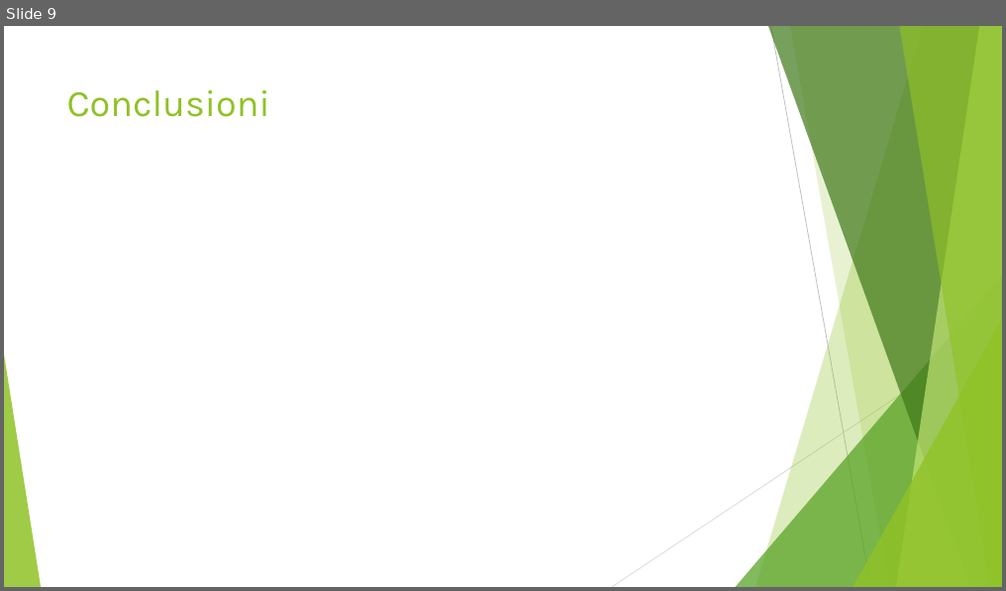
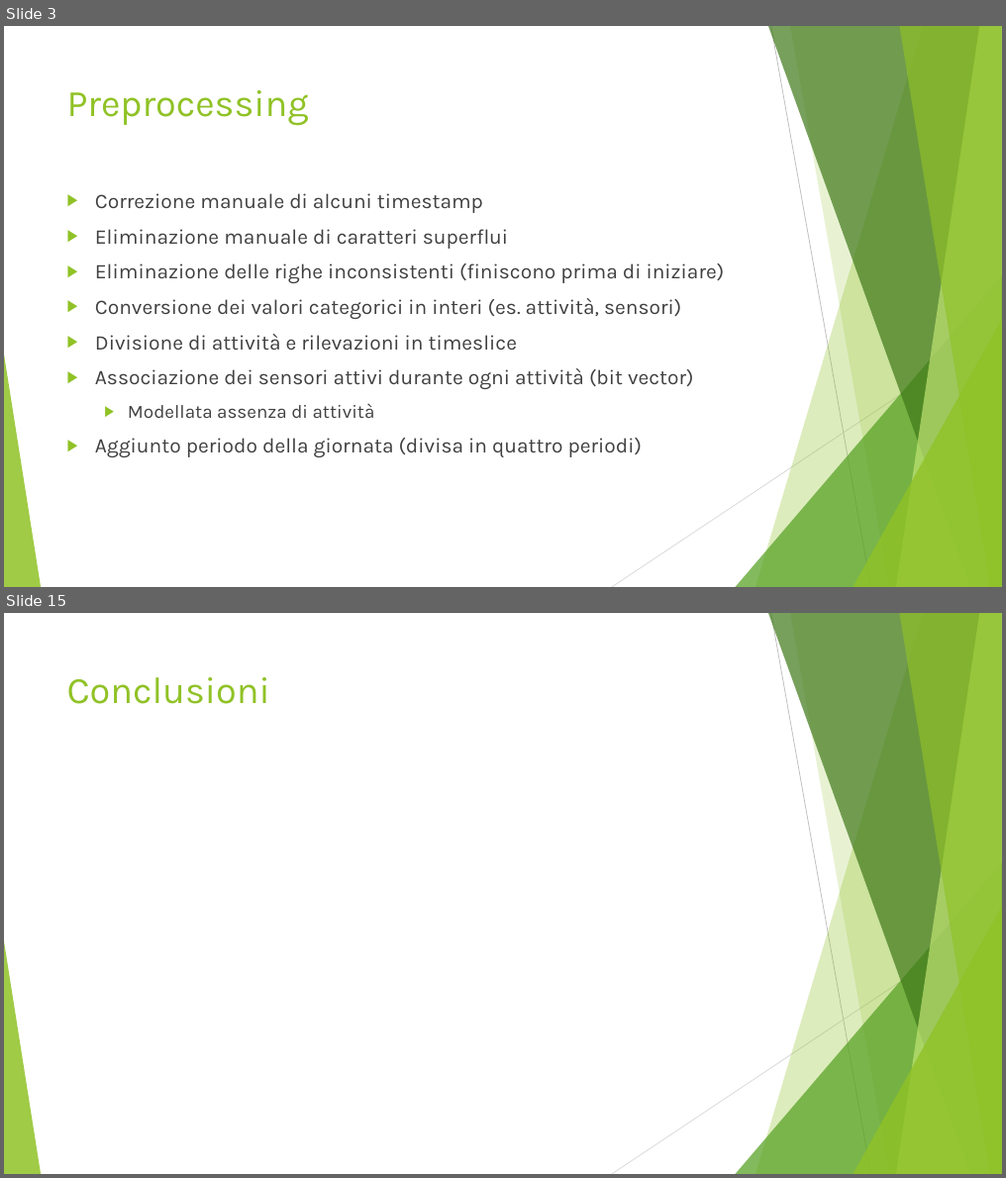
Before and after one commit to CostantiniMatteo/progetto-mpd, a slide deck: presentazione.pptx. Shown one above the other, each under a label of ours: slide 9 before the commit, slides 3 and 15 after it; the slides between them are not shown. The pictures are 1006x591 and 1006x1178 pixels, drawn with LibreOffice and Linux fonts; fonts in the diff are those of the drawing. Boxes give left, top, right and bottom in pixels: in the first picture for what was removed or moved away, otherwise in the second. Text is boxed around its words. In the diff, an @@ line names an element or a change of style, - is before the commit and + after.

```diff
--- a/presentazione.pptx
+++ b/presentazione.pptx
@@ slide 3 added at (x1=4, y1=26, x2=1002, y2=587), background #FFFFFF; not listed: 10 template elements that a slide beside it also shows @@
@@ title added at (x1=67, y1=90, x2=309, y2=126), 36 pt, text #90C226 @@
+Preprocessing
@@ text added at (x1=95, y1=193, x2=725, y2=458), 20 pt, text #404040 @@
+▶ Correzione manuale di alcuni timestamp
+▶ Eliminazione manuale di caratteri superflui
+▶ Eliminazione delle righe inconsistenti (finiscono prima di iniziare)
+▶ Conversione dei valori categorici in interi (es. attività, sensori)
+▶ Divisione di attività e rilevazioni in timeslice
+▶ Associazione dei sensori attivi durante ogni attività (bit vector)
+  ▶ Modellata assenza di attività
+▶ Aggiunto periodo della giornata (divisa in quattro periodi)
@@ what was slide 9 is now slide 15 @@
```
Also in this commit, not shown: 3 slides changed, 10 other slides added, 5 slides removed, 3 other files.
